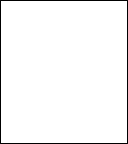
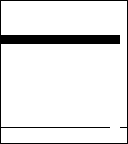
Revision of a layered w=128, h=144 image; what changed, layer by layer:
added layer "Walls" above "Background" over [1, 35, 127, 128]
